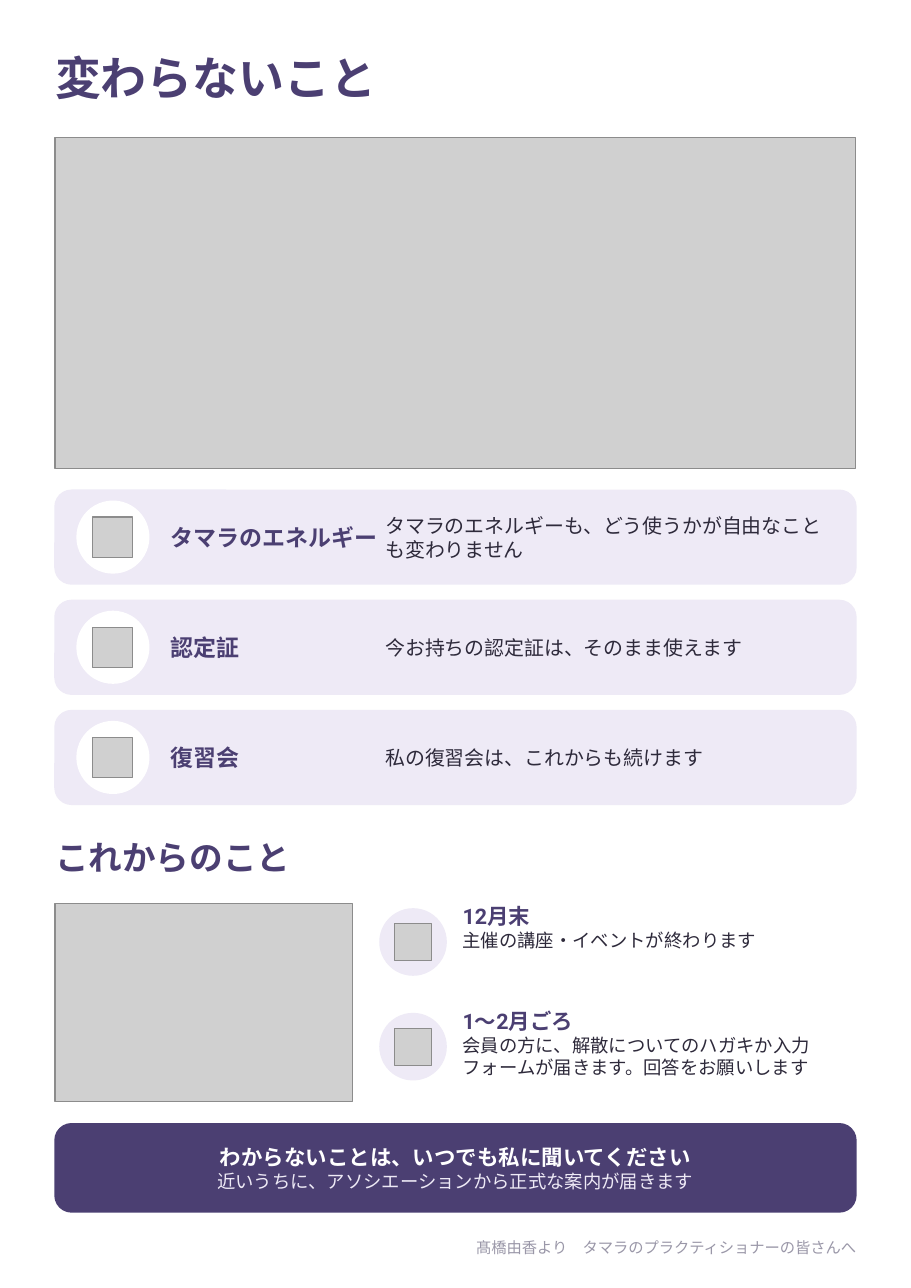
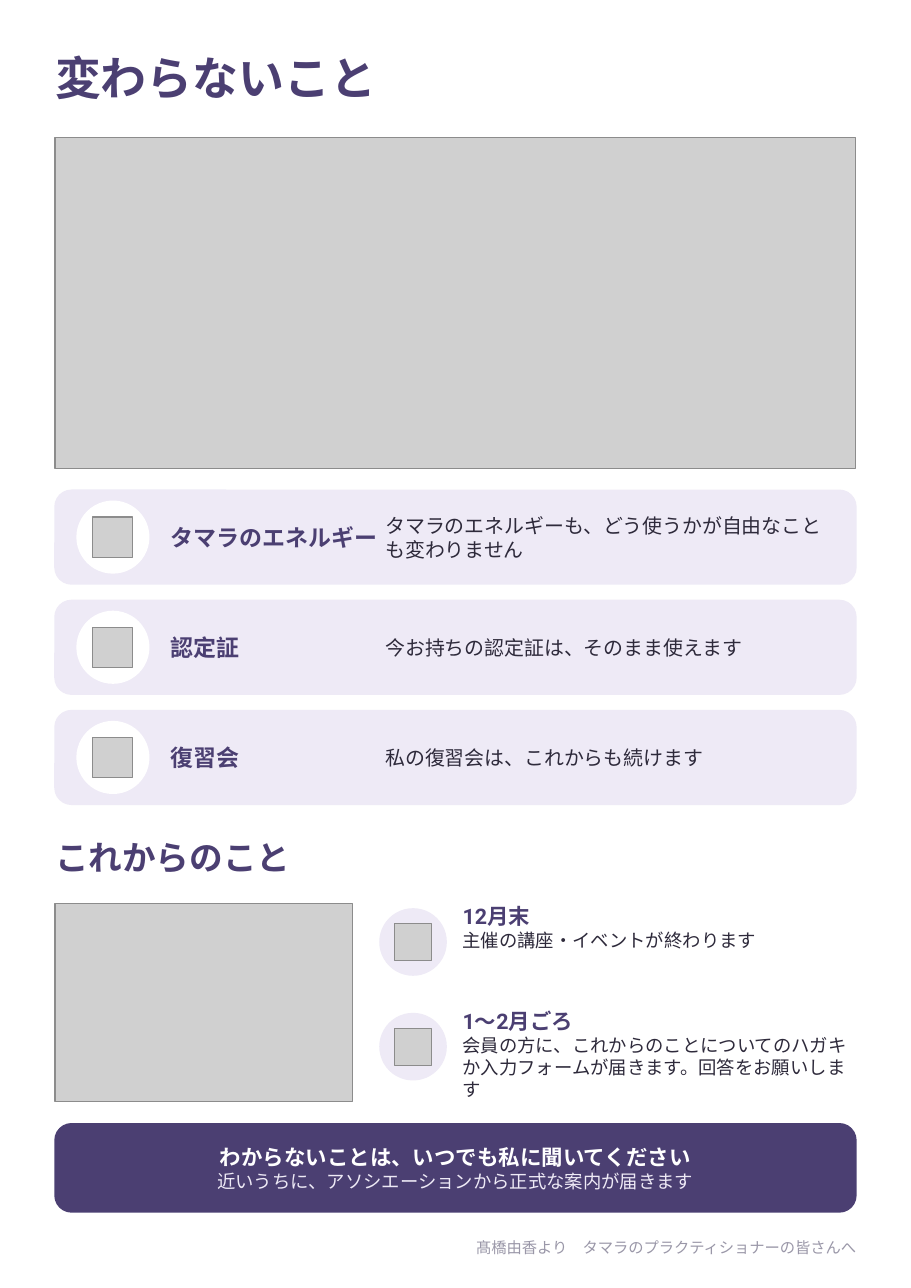
Before and after one commit to y-takahashi-cmd/MyBrain, a slide deck: slide 2 of 20_Projects/海音_心体の調律/タマラ/20261021_タマラが大きく変わります_プラクティショナー向け.pptx. Drawn at 911x1288 pixels with LibreOffice and Linux fonts; fonts in the diff are those of the drawing; grey boxes stand for pictures. Boxes give left, top, right and bottom in pixels: in the first picture for what was removed or moved away, otherwise in the second. Text is boxed around its words. In the diff, an @@ line names an element or a change of style, - is before the commit and + after.

```diff
--- a/20_Projects/海音_心体の調律/タマラ/20261021_タマラが大きく変わります_プラクティショナー向け.pptx
+++ b/20_Projects/海音_心体の調律/タマラ/20261021_タマラが大きく変わります_プラクティショナー向け.pptx
@@ text at box(463, 1036, 847, 1097): text changed @@
-会員の方に、解散についてのハガキか入力フォームが届きます。回答をお願いします
+会員の方に、これからのことについてのハガキか入力フォームが届きます。回答をお願いします
```
Also in this commit, not shown: 1 other slide changed, 3 other files.
